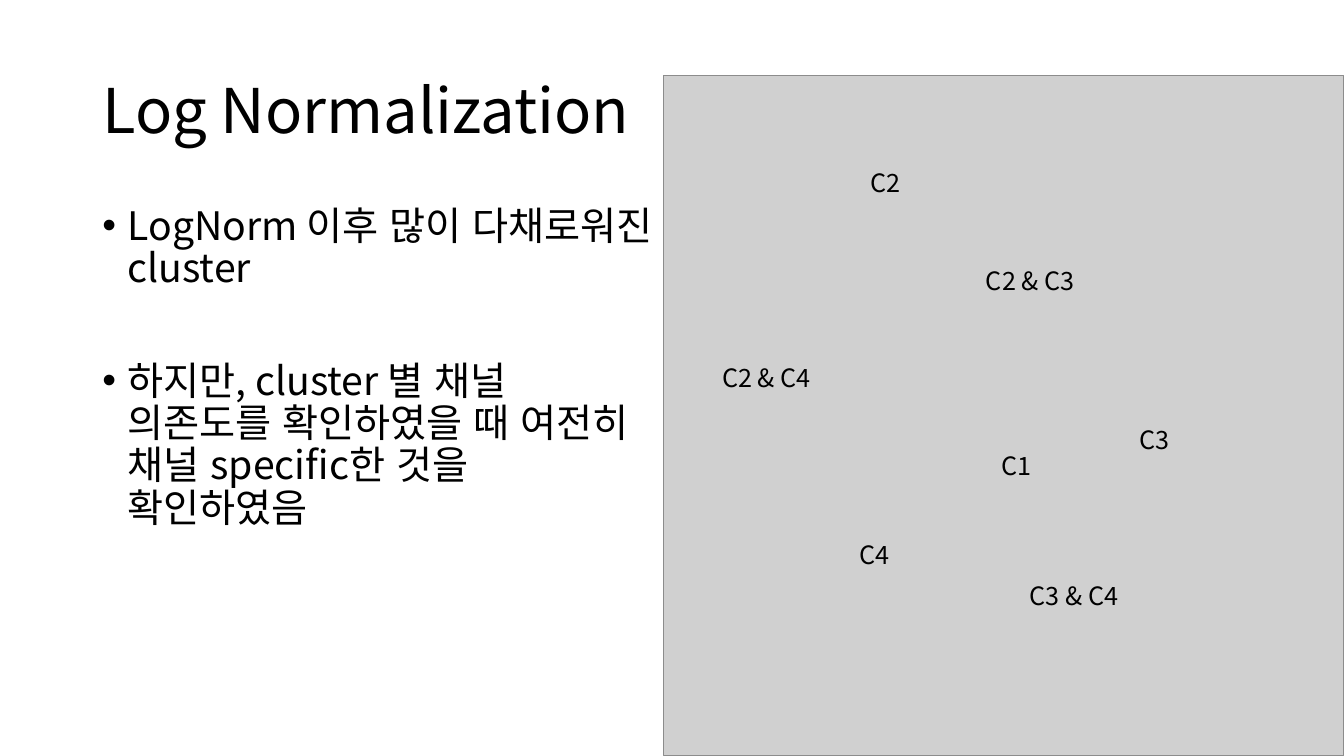
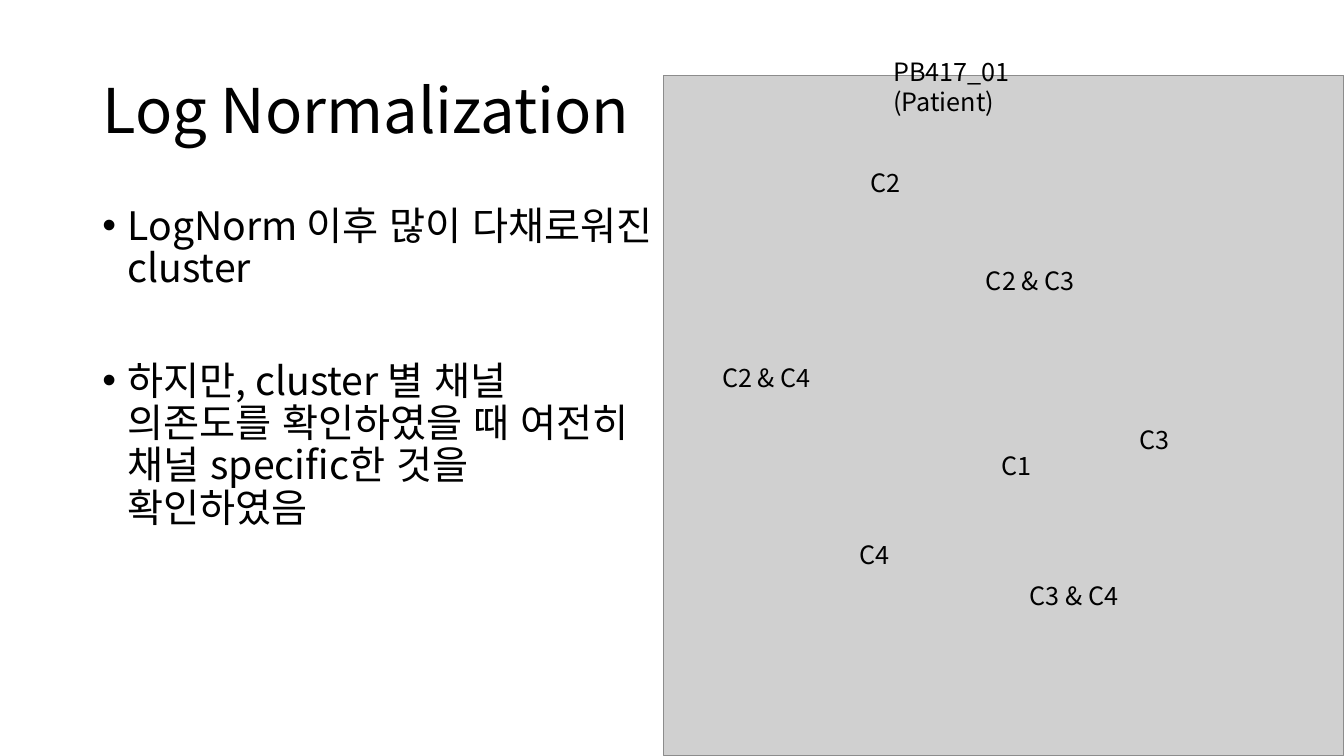
Before and after one commit to HeesooSong/UNIST_internship, a slide deck: slide 3 of Progress Update/20221124_Progress Update.pptx. Drawn at 1344x756 pixels with LibreOffice and Linux fonts; fonts in the diff are those of the drawing; grey boxes stand for pictures. Boxes give left, top, right and bottom in pixels: in the first picture for what was removed or moved away, otherwise in the second. Text is boxed around its words. In the diff, an @@ line names an element or a change of style, - is before the commit and + after.

```diff
--- a/Progress Update/20221124_Progress Update.pptx
+++ b/Progress Update/20221124_Progress Update.pptx
@@ text added at (893, 55, 1009, 116), 18 pt, text #000000 @@
+PB417_01 (Patient)
```
Also in this commit, not shown: 4 other slides changed, 2 other files.
